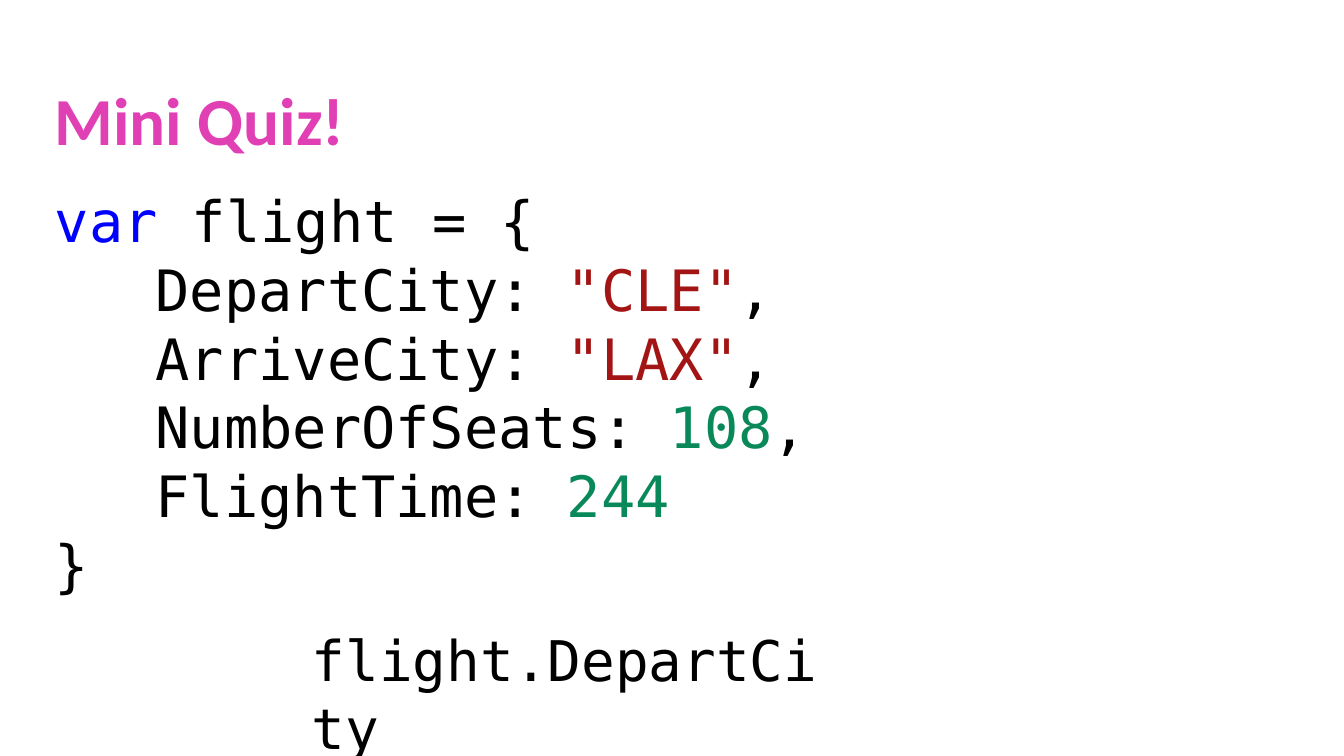
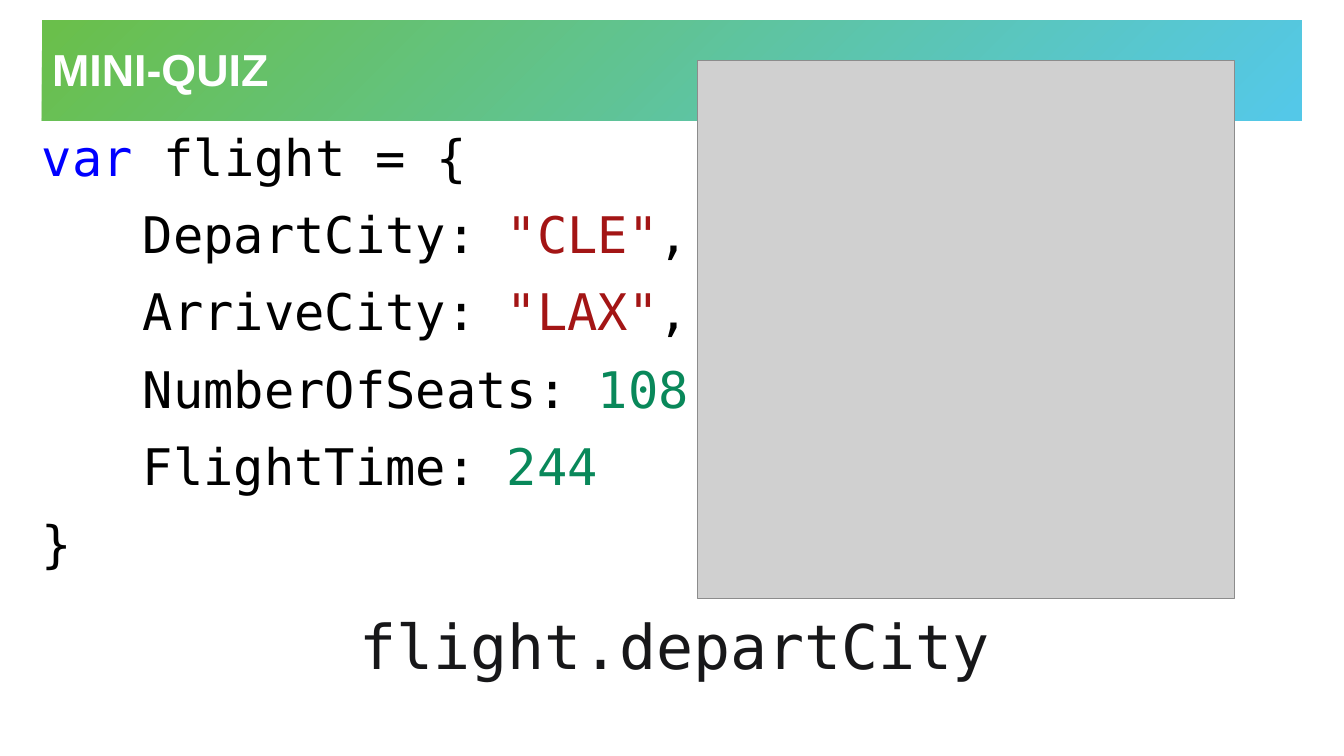
Before and after one commit to hytechclub/web-102, a slide deck: slide 8 of Week09/JavaScriptObjects.pptx. Drawn at 1344x756 pixels with LibreOffice and Linux fonts; fonts in the diff are those of the drawing; grey boxes stand for pictures; background and template pictures are left out. Boxes give left, top, right and bottom in pixels: in the first picture for what was removed or moved away, otherwise in the second. Text is boxed around its words. In the diff, an @@ line names an element or a change of style, - is before the commit and + after.

```diff
--- a/Week09/JavaScriptObjects.pptx
+++ b/Week09/JavaScriptObjects.pptx
@@ title "MINI-QUIZ": place and size @@
-title "MINI-QUIZ" at bbox=[55, 98, 345, 154]
+title "MINI-QUIZ" at bbox=[42, 20, 1303, 121]
@@ title "MINI-QUIZ" at bbox=[42, 20, 1303, 121]: vertical alignment top to middle; fill none to gradient #6ABF4B to #54C8E8 @@
@@ title at bbox=[52, 55, 268, 95]: text changed; size 48 to 32 pt; font Calibri to Arial; text colour #E13FB4 to #FFFFFF @@
-Mini Quiz!
+MINI-QUIZ
@@ picture added at bbox=[698, 60, 1235, 598] @@
@@ text "var flight = {": place and size @@
-text "var flight = {" at bbox=[55, 198, 807, 529]
+text "var flight = {" at bbox=[42, 137, 719, 496]
@@ text "var flight = {" at bbox=[42, 137, 719, 496]: size 40.7 to 36 pt; line spacing 0.8 to 1; more space between paragraphs @@
@@ text at bbox=[360, 622, 990, 682]: text changed; size 40 to 44 pt; text colour #000000 to #171719 @@
-flight.DepartCity
+flight.departCity
```
Also in this commit, not shown: 11 other slides changed, 2 slides added, 2 slides removed, 1 other file.
